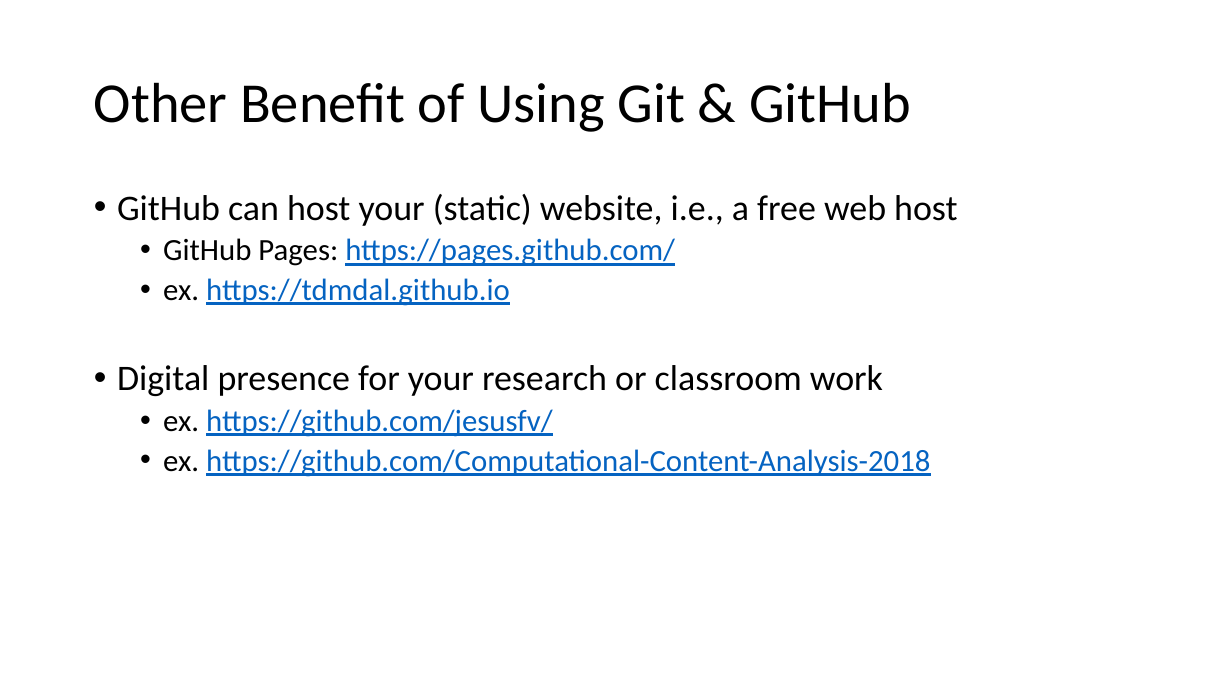
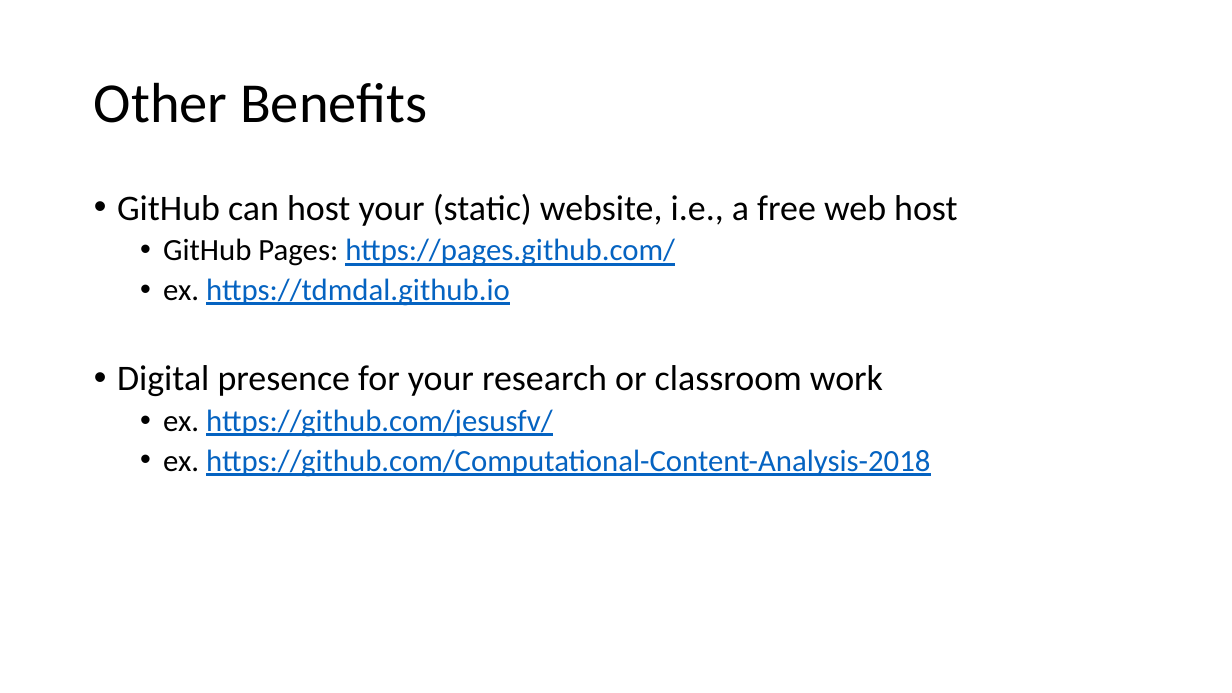
Before and after one commit to tdmdal/git-workshop, a slide deck: slide 5 of git_intro.pptx. Drawn at 1232x693 pixels with LibreOffice and Linux fonts; fonts in the diff are those of the drawing. Boxes give left, top, right and bottom in pixels: in the first picture for what was removed or moved away, otherwise in the second. Text is boxed around its words. In the diff, an @@ line names an element or a change of style, - is before the commit and + after.

```diff
--- a/git_intro.pptx
+++ b/git_intro.pptx
@@ title at box(94, 82, 427, 123): text changed @@
-Other Benefit of Using Git & GitHub
+Other Benefits
```
Also in this commit, not shown: 3 other slides changed, 3 other files.
